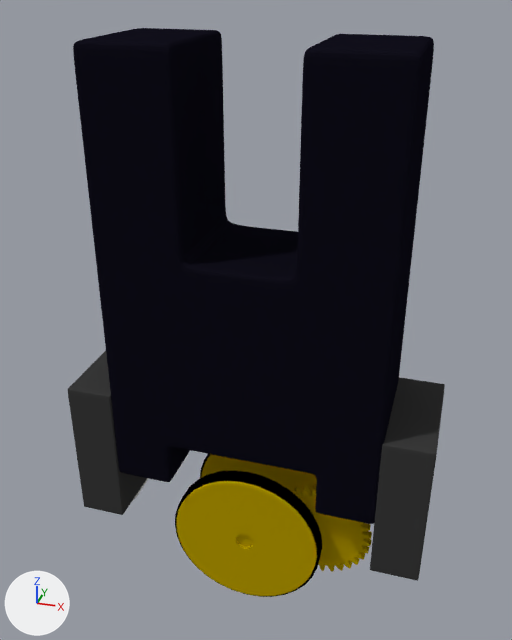
Two versions of the Blender file Models/Magnetic_Robot/magnetic_robot_5.blend, one commit apart.
The view is the same before and after, from a 50 mm camera at (1.48, -4.95, 3.3) aimed at (-0.05, 0.14, 0.58). Every picture has the same lights, and +X, +Y and +Z are marked at lower left.

Names of what the first picture shows: 'Cog Wheel', 'Jante', 'Jante.001', 'Magnet', 'Rubber', 'Side Support', 'Side Support.001'.
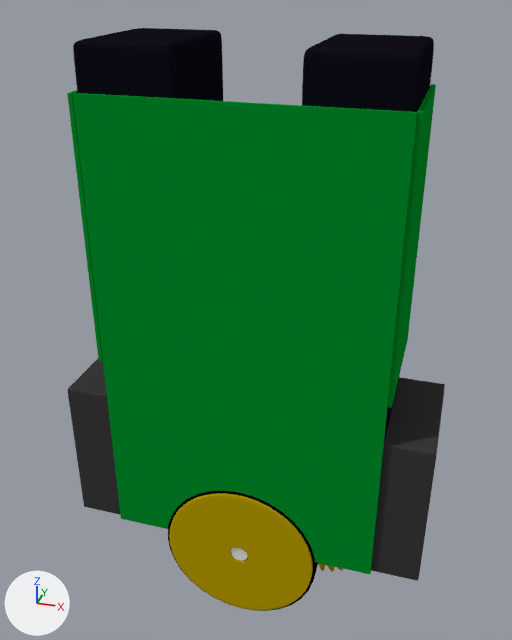
Commit message: adicionados circuitos a robot de peixe e eixos

Diff of the bpy script that builds the scene:
```diff
--- a/Models/Magnetic_Robot/magnetic_robot_5.blend.py
+++ b/Models/Magnetic_Robot/magnetic_robot_5.blend.py
@@ mat_material_001 @@
+mat_material_001 = diffuse_material('Material.001')
+mat_material_001.base_color = (0.0, 0.281, 0.0246)  # green #00902b
@@ me_cube_001 @@
 # used by ob_magnet; location = (0.0, 0.491, 0.0); scale = (4.0, 1.0, 1.0)
-me_cube_001.from_pydata(...)  # 202 vertices, 195 faces; spans x -0.29..0.0, y -1.0..0.03, z -0.8..2.81
+me_cube_001.from_pydata(...)  # 202 vertices, 195 faces; spans x -0.29..0.0, y -1.0..0.16, z -0.8..2.81
+# me_cube_001 part 1: all 9 vertices in x -0.29..0.0, y -1.0, z 1.27 are moved by (0.0, 0.0, -0.93)
+# me_cube_001 part 2: all 9 vertices in x -0.29..0.0, y 0.03, z 1.27 are moved by (0.0, 0.0, -0.93)
+# me_cube_001 part 3: 37 of the vertices in x -0.29..0.0, y -1.0..0.03, z 1.19..1.37 are moved by (0.0, 0.0, -0.85)
+# me_cube_001 part 4: all 9 vertices in x -0.29..0.0, y 0.03, z -0.33 are moved by (0.0, 0.13, 0.0)
+# me_cube_001 part 5: all 9 vertices in x -0.29..0.0, y -1.0, z -0.41 are moved by (0.0, 0.0, 0.08)
 me_cube_001.materials.append(mat_magnet)
@@ me_cube_005 @@
+me_cube_005.from_pydata(...)  # a box spanning x -0.87..0.89, y 0.97..1.0, z -2.28..0.61
+me_cube_005.materials.append(mat_material_001)  # its picture is missing
@@ me_cube_006 @@
+me_cube_006.from_pydata(...)  # a box spanning x -0.47..0.35, y 0.97..1.0, z -1.0..0.62
+me_cube_006.materials.append(mat_material_001)  # its picture is missing
@@ me_cylinder @@
+me_cylinder.from_pydata(...)  # a 32-sided cylinder along z spanning x -1.0..1.0, y -1.0..1.0, z -7.23..7.53
@@ ob_jante @@
 ob_jante = bpy.data.objects.new('Jante', me_cylinder_002)
-ob_jante.location = (-0.001, -0.325, -1.387)
+ob_jante.location = (-0.001, -0.492, -1.387)
 ob_jante.rotation_euler = (1.571, 0.0, 0.0)  # degrees (90, 0, 0)
@@ ob_circuit_1_001 @@
+ob_circuit_1_001 = bpy.data.objects.new('Circuit 1.001', me_cube_005)
+ob_circuit_1_001.location = (-0.013, -1.815, 1.673)
+ob_circuit_1_001.scale = (1.3, 1.3, 1.3)
@@ ob_circuit_1_002 @@
+ob_circuit_1_002 = bpy.data.objects.new('Circuit 1.002', me_cube_006)
+ob_circuit_1_002.location = (-2.454, -0.086, 1.668)
+ob_circuit_1_002.rotation_euler = (0.0, 0.0, -1.572)  # degrees (0, 0, -90)
+ob_circuit_1_002.scale = (1.3, 1.3, 1.3)
@@ ob_circuit_1_003 @@
+ob_circuit_1_003 = bpy.data.objects.new('Circuit 1.003', me_cube_006.copy())
+ob_circuit_1_003.location = (-0.124, -0.066, 1.668)
+ob_circuit_1_003.rotation_euler = (0.0, 0.0, -1.572)  # degrees (0, 0, -90)
+ob_circuit_1_003.scale = (1.3, 1.3, 1.3)
@@ ob_eixo @@
+ob_eixo = bpy.data.objects.new('eixo', me_cylinder)
+ob_eixo.location = (0.0, 0.0, -1.386)
+ob_eixo.rotation_euler = (1.571, 1.569, 0.0000848)  # degrees (90, 90, 0)
+ob_eixo.scale = (-0.0773, -0.0773, -0.0773)
```

Boxes (x1, y1, x2, y2) around the edits, measured in the pictures (512 x 640 px; the box of a moved part takes in the faces that stretch with it):
'Circuit 1.001', added (green)
    after: (73, 93, 417, 574)
'Jante', moved
    before: (177, 481, 317, 596)
    after: (169, 493, 313, 610)
'Circuit 1.003', added (green)
    after: (387, 84, 436, 408)
'Rubber', moved
    before: (175, 470, 322, 597)
    after: (168, 491, 318, 611)
'Circuit 1.002', added (green)
    after: (67, 90, 103, 362)
'eixo', added
    after: (231, 548, 248, 561)
part 1 of me_cube_001, moved or reshaped (not visible afterwards)
    before: (91, 219, 406, 335)
part 2 of me_cube_001, moved or reshaped (not visible afterwards)
    before: (218, 190, 417, 247)
part 3 of me_cube_001, moved or reshaped
    before: (77, 76, 430, 455)
    after: (213, 95, 397, 441)
part 4 of me_cube_001, moved or reshaped (not visible afterwards)
    before: (397, 284, 409, 385)
part 5 of me_cube_001, moved or reshaped (not visible afterwards)
    before: (112, 407, 381, 499)
'Cog Wheel', unchanged, covered by the edit
    before: (294, 485, 372, 571)
    after: (318, 563, 343, 571)
'Jante.001', unchanged, covered by the edit
    before: (201, 454, 317, 493)
